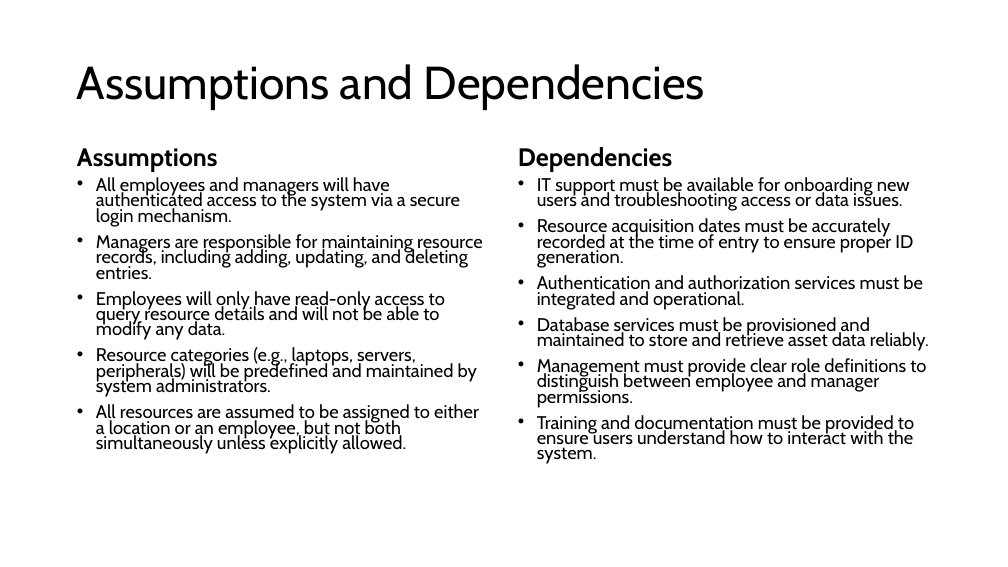
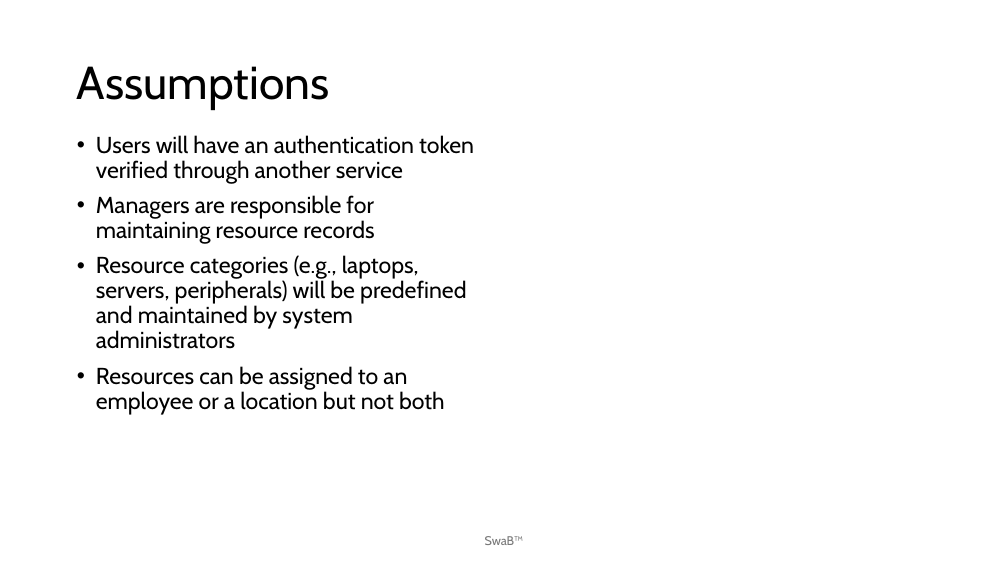
Before and after one commit to cwarstler24/NextGenTeamBlue, a slide deck: slide 11 of Documentation/Vision Document PowerPoint.pptx (slide 9 before the commit). Drawn at 1008x567 pixels with LibreOffice and Linux fonts; fonts in the diff are those of the drawing. Boxes give left, top, right and bottom in pixels: in the first picture for what was removed or moved away, otherwise in the second. Text is boxed around its words. In the diff, an @@ line names an element or a change of style, - is before the commit and + after.

```diff
--- a/Documentation/Vision Document PowerPoint.pptx
+++ b/Documentation/Vision Document PowerPoint.pptx
@@ title at [77,66,330,110]: text changed @@
-Assumptions and Dependencies
+Assumptions
@@ text removed at [77,148,218,172] @@
-Assumptions
@@ text at [96,135,474,415]: text changed; size 17.5 to 22 pt @@
-• All employees and managers will have authenticated access to the system via a secure login mechanism.
-• Managers are responsible for maintaining resource records, including adding, updating, and deleting entries.
-• Employees will only have read-only access to query resource details and will not be able to modify any data.
-• Resource categories (e.g., laptops, servers, peripherals) will be predefined and maintained by system administrators.
-• All resources are assumed to be assigned to either a location or an employee, but not both simultaneously unless explicitly allowed.
+• Users will have an authentication token verified through another service
+• Managers are responsible for maintaining resource records
+• Resource categories (e.g., laptops, servers, peripherals) will be predefined and maintained by system administrators
+• Resources can be assigned to an employee or a location but not both
@@ text removed at [518,147,673,172] @@
-Dependencies
@@ text removed at [537,177,929,464] @@
-• IT support must be available for onboarding new users and troubleshooting access or data issues.
-• Resource acquisition dates must be accurately recorded at the time of entry to ensure proper ID generation.
-• Authentication and authorization services must be integrated and operational.
-• Database services must be provisioned and maintained to store and retrieve asset data reliably.
-• Management must provide clear role definitions to distinguish between employee and manager permissions.
-• Training and documentation must be provided to ensure users understand how to interact with the system.
@@ text added at [485,536,524,545], 12 pt, text #797979 @@
+SwaB™
```
Also in this commit, not shown: 12 other slides changed, 5 slides added, 1 slide removed, 2 other files.
